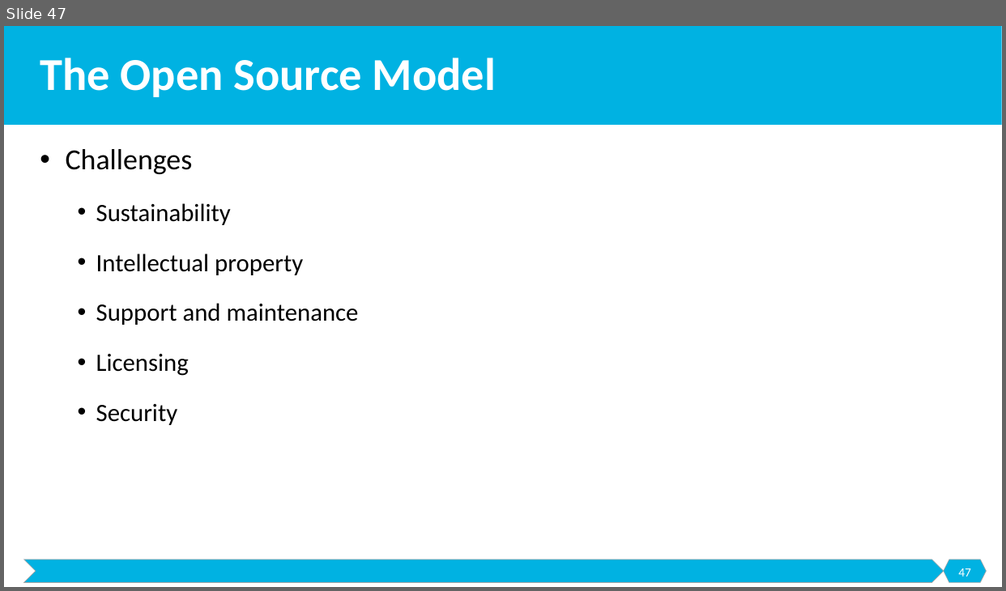
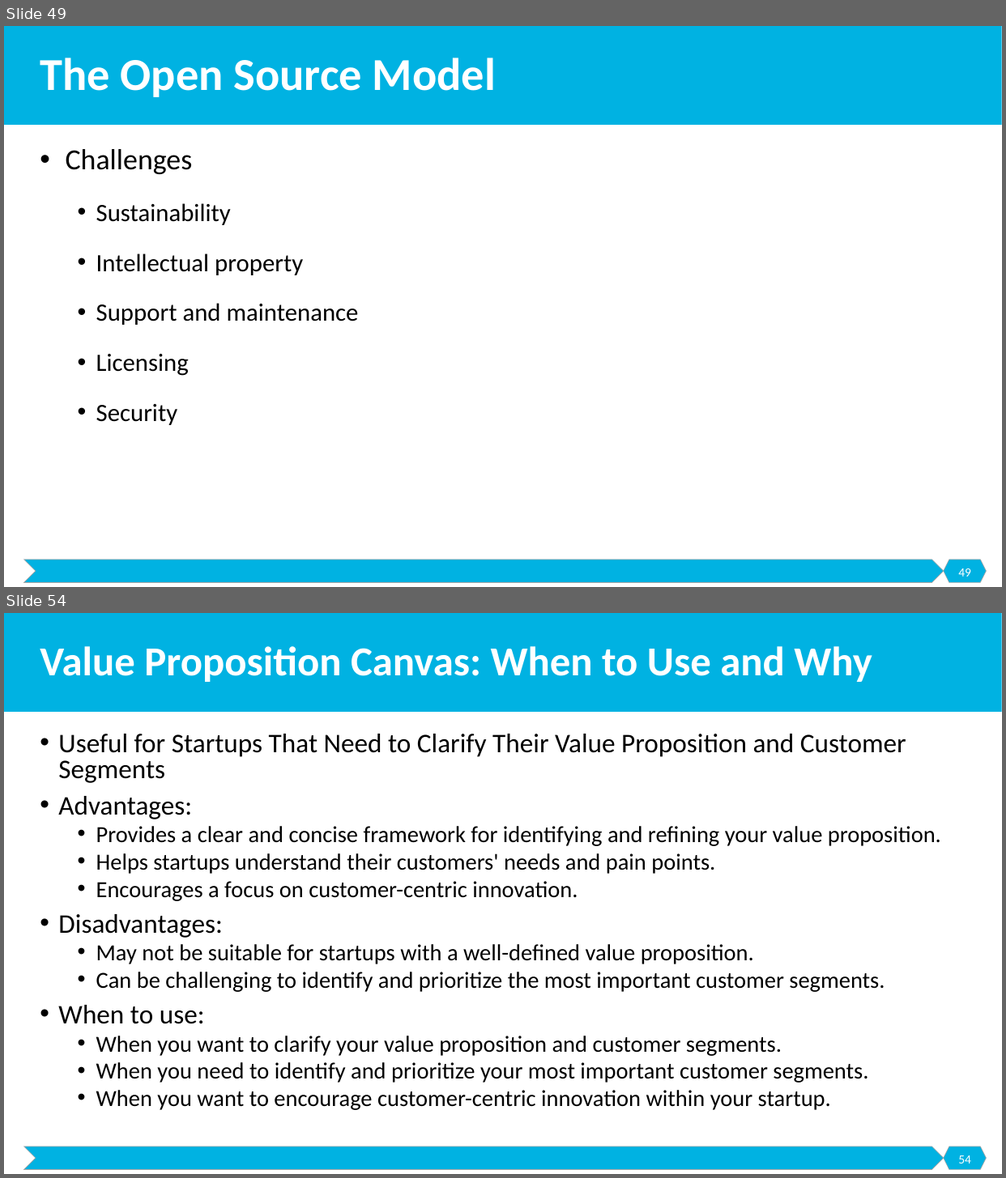
Before and after one commit to malenezi/malenezi, a slide deck: SE495/Lectures/2-Models/Models.pptx. Shown one above the other, each under a label of ours: slide 47 before the commit, slides 49 and 54 after it; the slides between them are not shown. The pictures are 1006x591 and 1006x1178 pixels, drawn with LibreOffice and Linux fonts; fonts in the diff are those of the drawing. Boxes give left, top, right and bottom in pixels: in the first picture for what was removed or moved away, otherwise in the second. Text is boxed around its words. In the diff, an @@ line names an element or a change of style, - is before the commit and + after.

Commit message:
2024

```diff
--- a/SE495/Lectures/2-Models/Models.pptx
+++ b/SE495/Lectures/2-Models/Models.pptx
@@ slide 54 added at [4,613,1002,1174], background #FFFFFF; not listed: 3 template elements that a slide beside it also shows @@
@@ title added at [40,646,872,682], 39.6 pt, text #FFFFFF, bold @@
+Value Proposition Canvas: When to Use and Why
@@ text added at [58,734,941,1110], 22.2 pt, text #000000 @@
+• Useful for Startups That Need to Clarify Their Value Proposition and Customer Segments
+• Advantages:
+  • Provides a clear and concise framework for identifying and refining your value proposition.
+  • Helps startups understand their customers' needs and pain points.
+  • Encourages a focus on customer-centric innovation.
+• Disadvantages:
+  • May not be suitable for startups with a well-defined value proposition.
+  • Can be challenging to identify and prioritize the most important customer segments.
+• When to use:
+  • When you want to clarify your value proposition and customer segments.
+  • When you need to identify and prioritize your most important customer segments.
+  • When you want to encourage customer-centric innovation within your startup.
@@ page number added at [958,1156,971,1164], 12 pt, text #FFFFFF @@
+54
@@ what was slide 47 is now slide 49 @@
@@ page number at [958,569,971,577]: text changed @@
-47
+49
```
Also in this commit, not shown: 7 other slides added.
